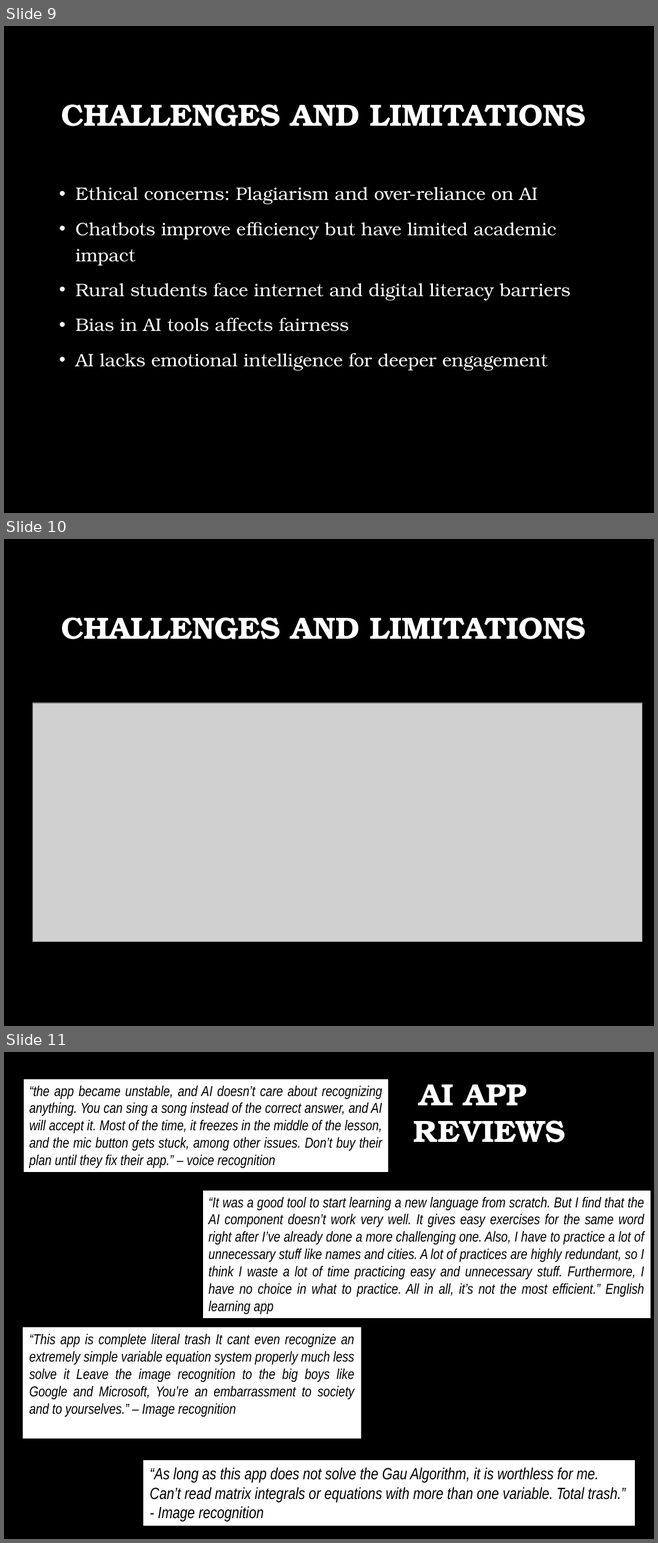
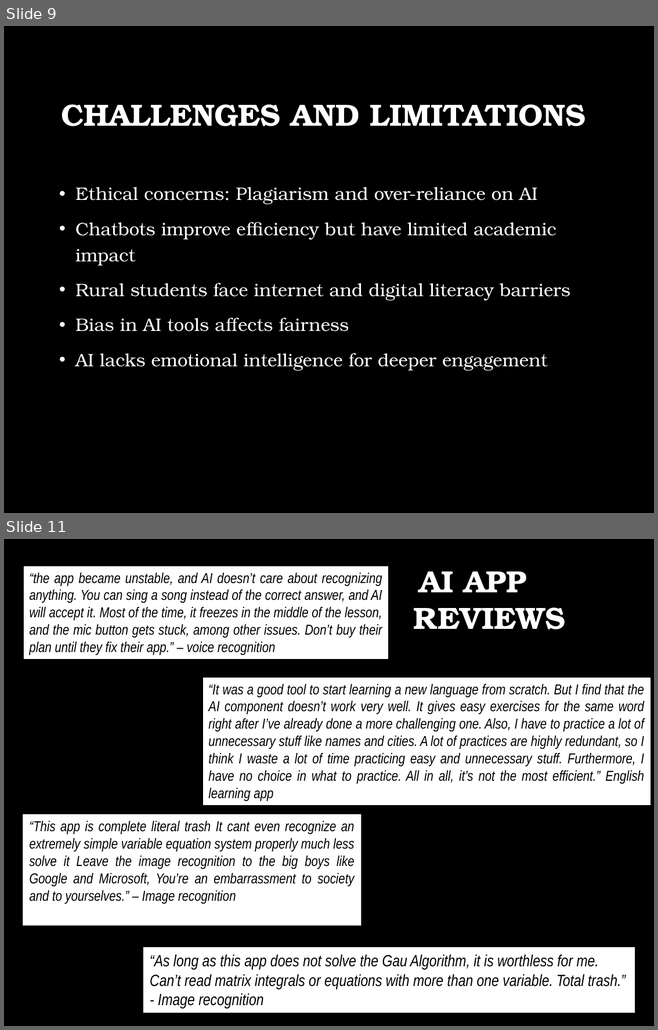
Before and after one commit to yuriiSY/Study-Buddy, a slide deck: Weekly Submissions/Week2/Presentation Week 2.pptx. Shown one above the other, each under a label of ours: slides 9, 10 and 11 before the commit, slides 9 and 11 after it; the slides between them are not shown. The pictures are 658x1543 and 658x1030 pixels, drawn with LibreOffice and Linux fonts; fonts in the diff are those of the drawing; grey boxes stand for pictures; background and template pictures are left out. Boxes give left, top, right and bottom in pixels: in the first picture for what was removed or moved away, otherwise in the second. Text is boxed around its words. In the diff, an @@ line names an element or a change of style, - is before the commit and + after.

```diff
--- a/Weekly Submissions/Week2/Presentation Week 2.pptx
+++ b/Weekly Submissions/Week2/Presentation Week 2.pptx
@@ slide 10 removed at (4, 539, 654, 1026), background picture (left out) @@
@@ title removed at (61, 617, 586, 639) @@
-CHALLENGES AND LIMITATIONS
@@ picture removed at (32, 703, 642, 943) @@
```
Also in this commit, not shown: 1 slide changed, 4 slides added, 2 other slides removed.
